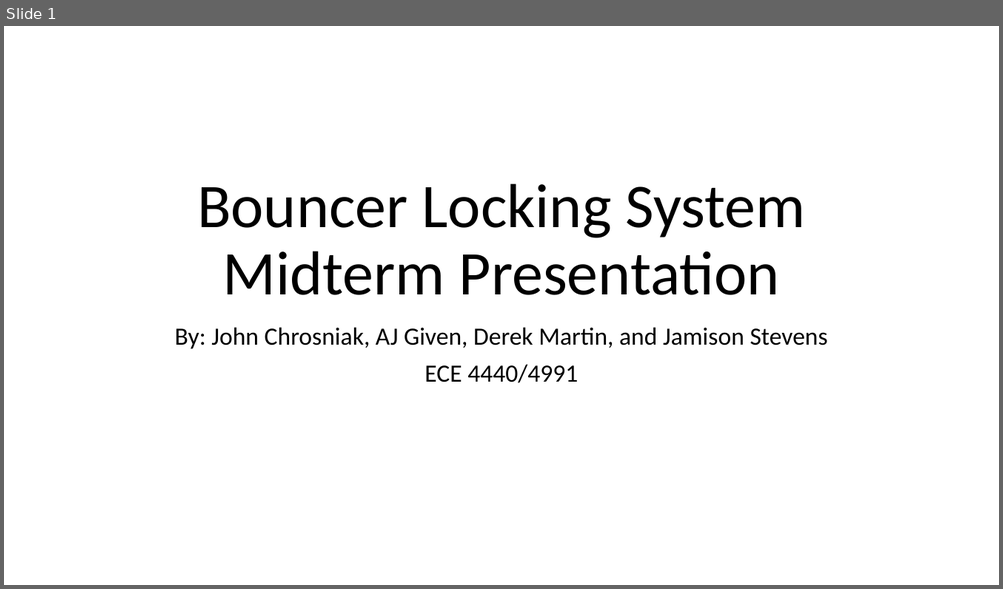
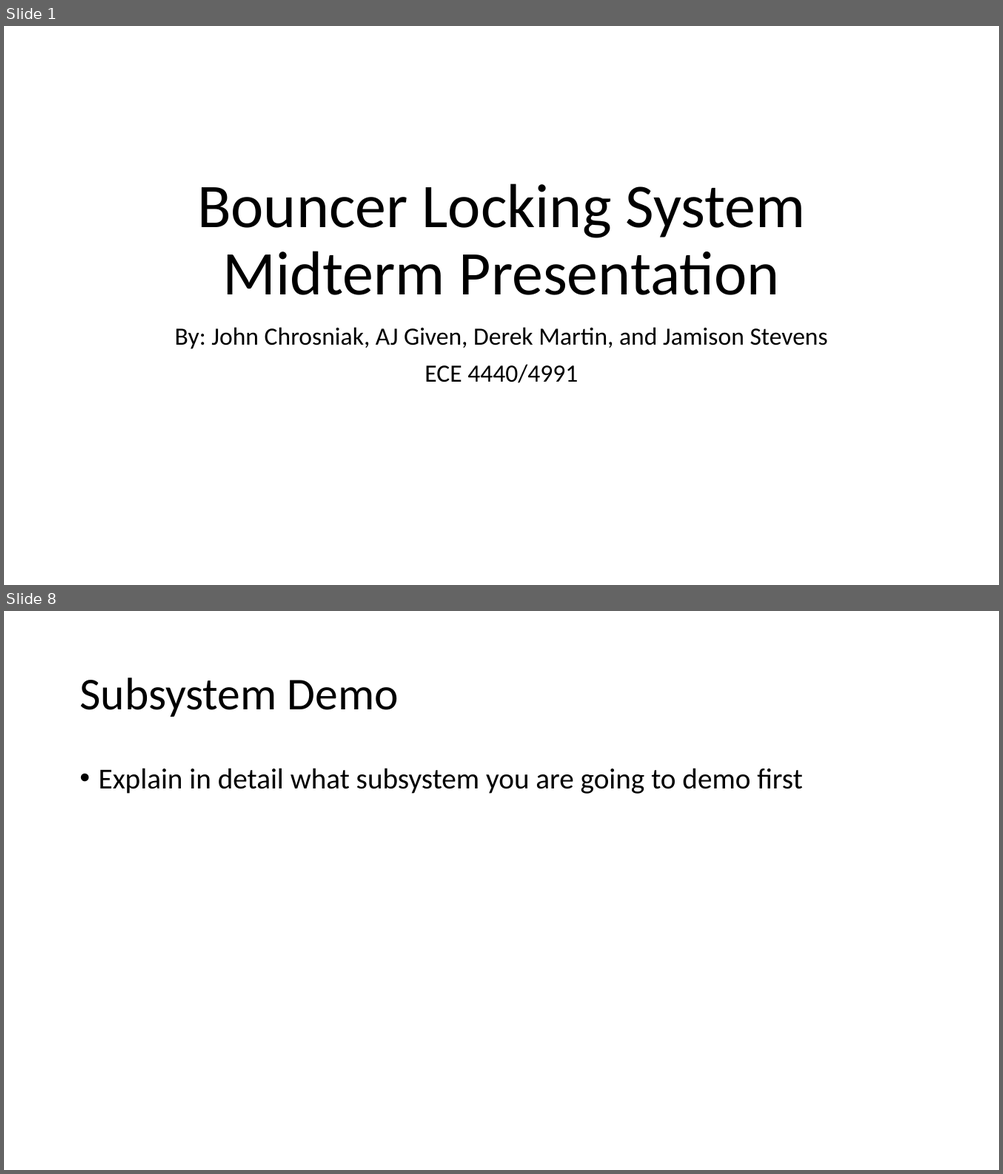
Before and after one commit to You-Underestimate-Our-Powell/Presentations, a slide deck: Bouncer Locking System Midterm Presentation.pptx. Shown one above the other, each under a label of ours: slide 1 before the commit, slides 1 and 8 after it; the slides between them are not shown. The pictures are 1003x589 and 1003x1174 pixels, drawn with LibreOffice and Linux fonts; fonts in the diff are those of the drawing. Boxes give left, top, right and bottom in pixels: in the first picture for what was removed or moved away, otherwise in the second. Text is boxed around its words. In the diff, an @@ line names an element or a change of style, - is before the commit and + after.

```diff
--- a/Bouncer Locking System Midterm Presentation.pptx
+++ b/Bouncer Locking System Midterm Presentation.pptx
@@ slide 8 added at [4,611,999,1170], background #FFFFFF @@
@@ title added at [79,678,398,717], 44 pt, text #000000 @@
+Subsystem Demo
@@ text added at [99,768,802,794], 28 pt, text #000000 @@
+• Explain in detail what subsystem you are going to demo first
```
Also in this commit, not shown: 13 other slides added.
